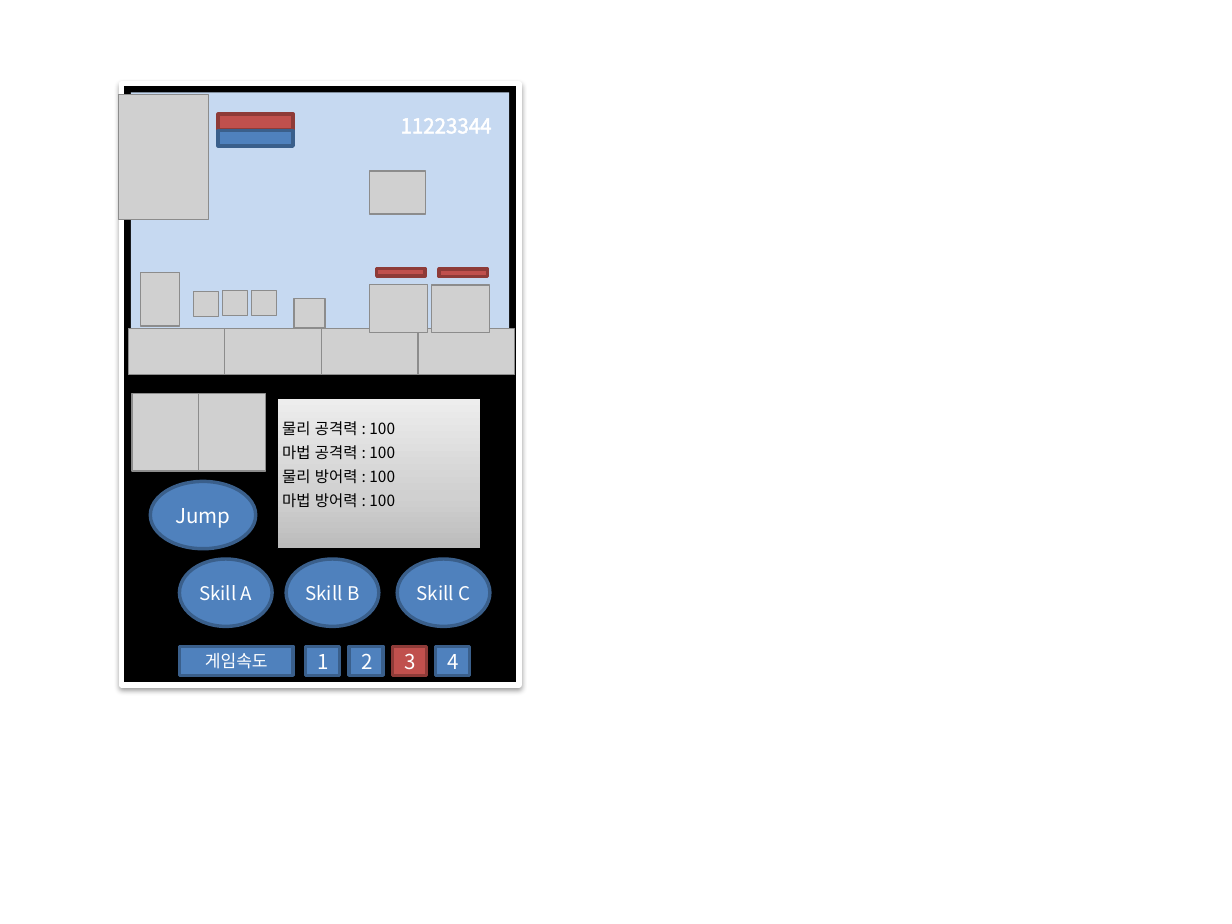
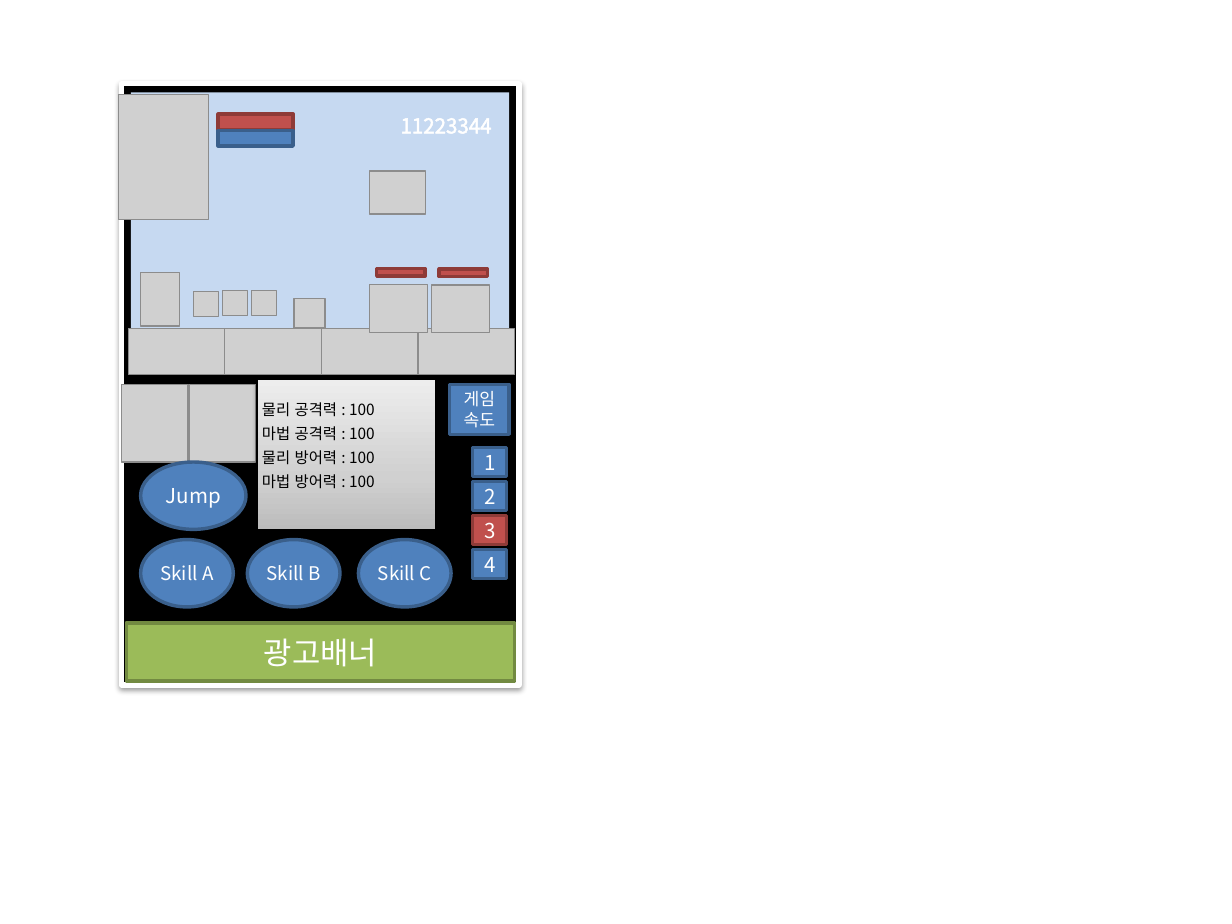
Before and after one commit to rm-dantz/HeroGo, a slide deck: slide 6 of 기획서/꼬마 마녀의 무모한 모험 UI.pptx. Drawn at 1232x924 pixels with LibreOffice and Linux fonts; fonts in the diff are those of the drawing; grey boxes stand for pictures. Boxes give left, top, right and bottom in pixels: in the first picture for what was removed or moved away, otherwise in the second. Text is boxed around its words. In the diff, an @@ line names an element or a change of style, - is before the commit and + after.

Commit message:
UI 기획서 수정 : 광고 베너 영역 지정
UI 기획서 수정 : 광고 베너 영역 지정

```diff
--- a/기획서/꼬마 마녀의 무모한 모험 UI.pptx
+++ b/기획서/꼬마 마녀의 무모한 모험 UI.pptx
@@ picture: place and size @@
-picture at (132,393,198,471)
+picture at (121,384,187,462)
@@ picture: place and size @@
-picture at (198,393,265,471)
+picture at (190,384,256,462)
@@ rectangle "물리 공격력 : 100": place and size @@
-rectangle "물리 공격력 : 100" at (277,399,480,549)
+rectangle "물리 공격력 : 100" at (257,379,436,530)
@@ rectangle "게임속도": place and size @@
-rectangle "게임속도" at (180,647,293,676)
+rectangle "게임속도" at (450,384,510,435)
@@ rectangle "1": place and size @@
-rectangle "1" at (306,647,340,676)
+rectangle "1" at (472,447,506,477)
@@ ellipse "Jump": place and size @@
-ellipse "Jump" at (150,482,256,549)
+ellipse "Jump" at (140,462,246,530)
@@ rectangle "2": place and size @@
-rectangle "2" at (349,647,383,676)
+rectangle "2" at (472,482,506,511)
@@ rectangle "3": place and size @@
-rectangle "3" at (393,647,428,676)
+rectangle "3" at (472,515,506,545)
@@ 3 ellipses: place and size @@
-3 ellipses at (180,559,489,627)
+3 ellipses at (140,540,451,607)
@@ rectangle "4": place and size @@
-rectangle "4" at (435,647,469,676)
+rectangle "4" at (472,549,506,579)
@@ rectangle added at (127,623,515,681), fill #9BBB59, outline #738A42 2 pt, 18 pt, text #FFFFFF @@
+광고배너
```
